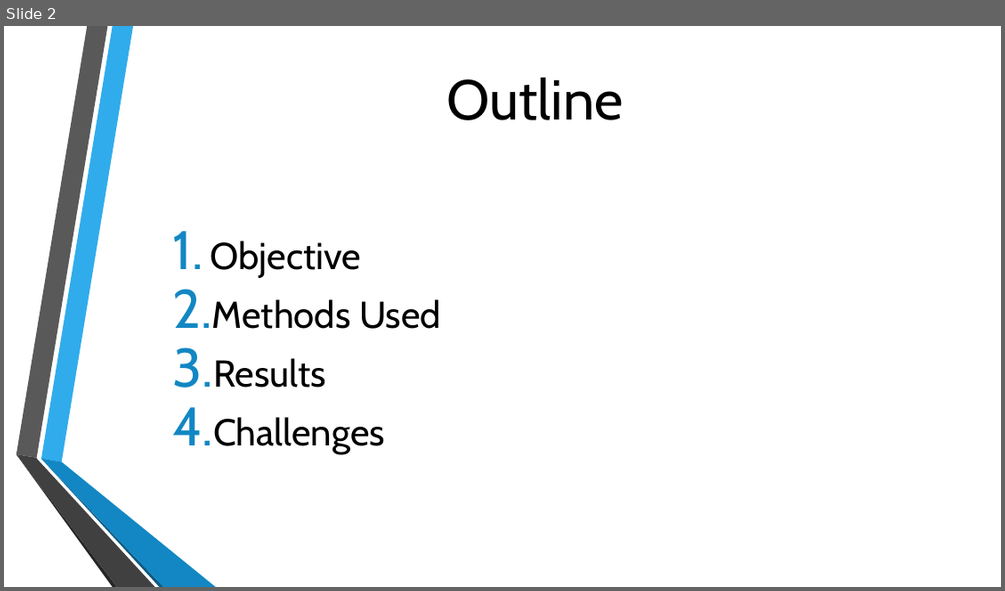
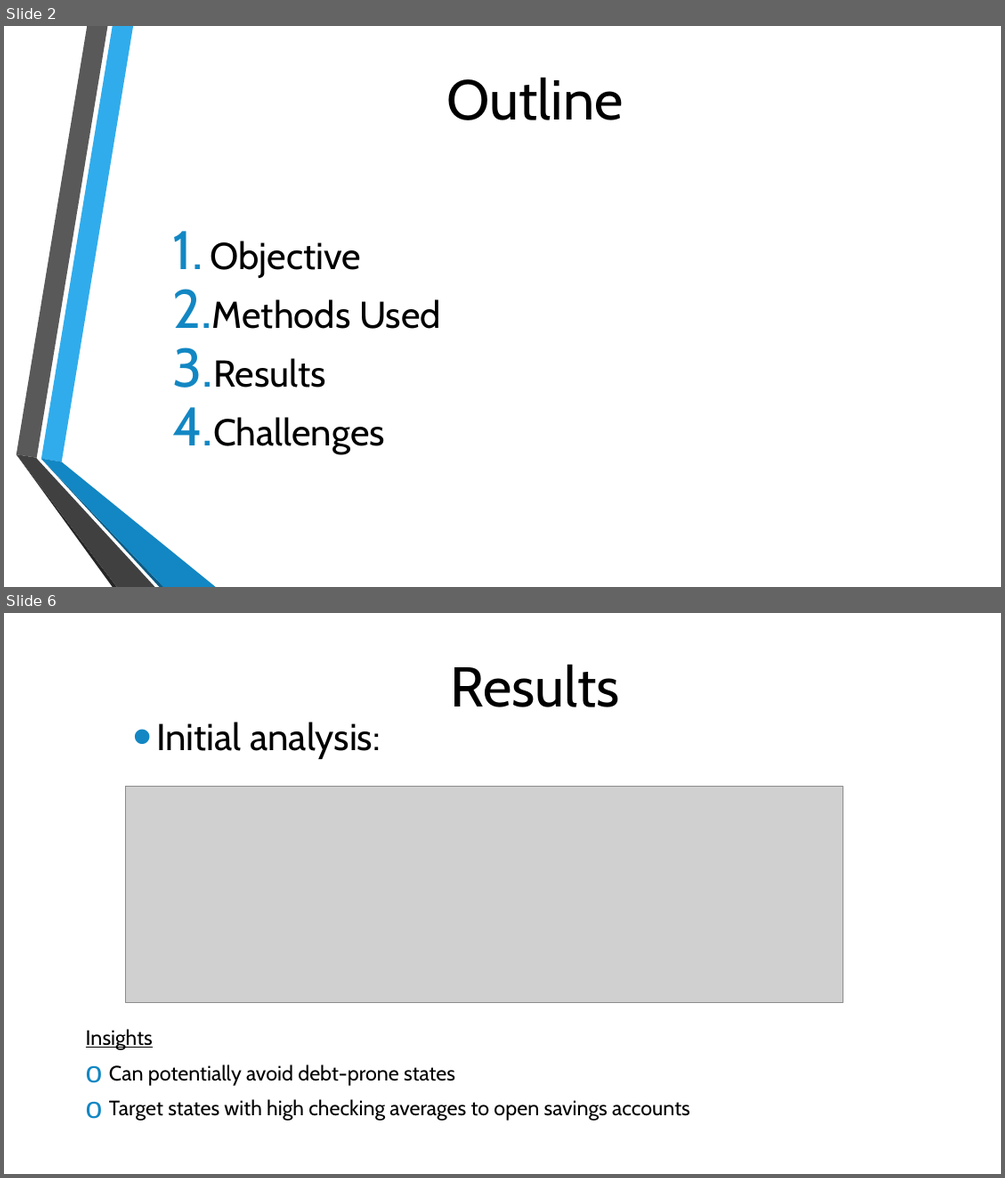
Before and after one commit to NB094/lighthouse-data-notes, a slide deck: Week_4/Day_3/Miniproject 3.pptx. Shown one above the other, each under a label of ours: slide 2 before the commit, slides 2 and 6 after it; the slides between them are not shown. The pictures are 1005x591 and 1005x1178 pixels, drawn with LibreOffice and Linux fonts; fonts in the diff are those of the drawing; grey boxes stand for pictures; background and template pictures are left out. Boxes give left, top, right and bottom in pixels: in the first picture for what was removed or moved away, otherwise in the second. Text is boxed around its words. In the diff, an @@ line names an element or a change of style, - is before the commit and + after.

```diff
--- a/Week_4/Day_3/Miniproject 3.pptx
+++ b/Week_4/Day_3/Miniproject 3.pptx
@@ slide 6 added at <box>4,613,1001,1174</box>, background picture (left out) @@
@@ rectangle added at <box>4,613,993,1174</box>, fill #FFFFFF @@
@@ title added at <box>451,664,620,707</box>, 54 pt, text #000000 @@
+Results
@@ text added at <box>156,722,380,759</box>, 36 pt, text #000000 @@
+• Initial analysis:
@@ picture added at <box>125,787,843,1003</box> @@
@@ text added at <box>86,1029,690,1120</box>, 20 pt, text #000000 @@
+Insights
+o Can potentially avoid debt-prone states
+o Target states with high checking averages to open savings accounts
```
Also in this commit, not shown: 6 slides changed, 1 other slide added, 12 other files.
